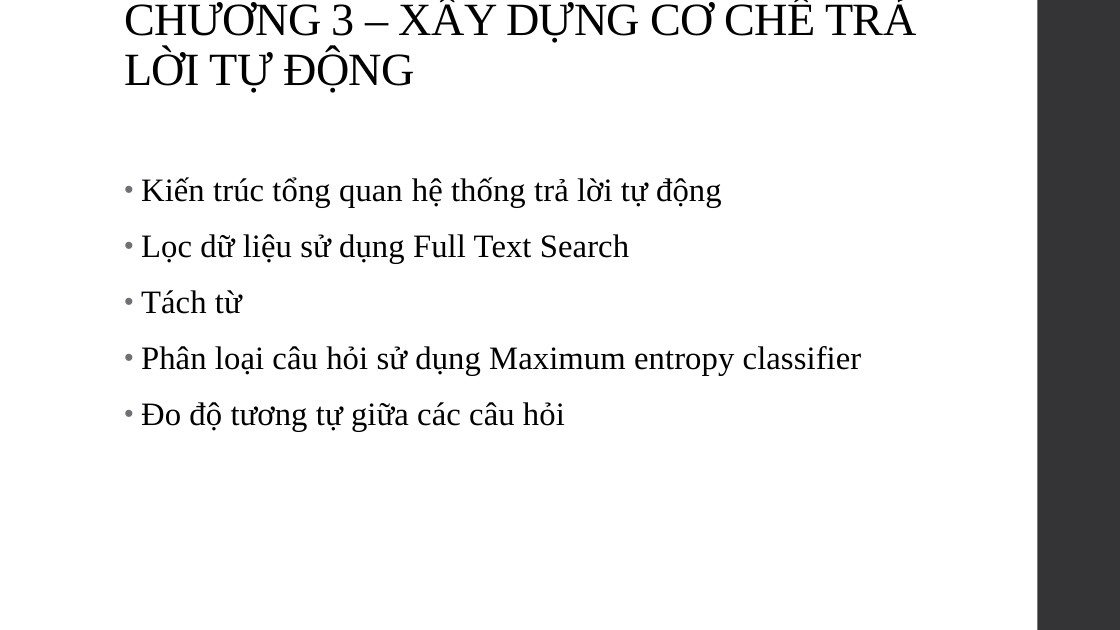
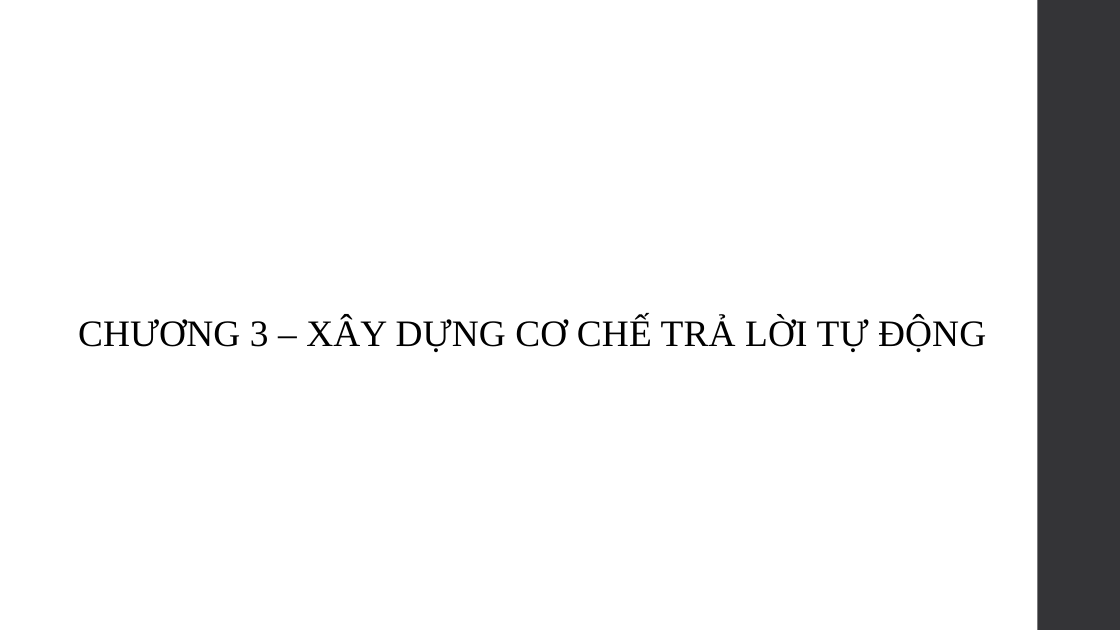
Before and after one commit to SaiGonSoftware/QA-Forum, a slide deck: slide 10 of Document/Baocao.pptx (slide 9 before the commit). Drawn at 1120x630 pixels with LibreOffice and Linux fonts; fonts in the diff are those of the drawing. Boxes give left, top, right and bottom in pixels: in the first picture for what was removed or moved away, otherwise in the second. Text is boxed around its words. In the diff, an @@ line names an element or a change of style, - is before the commit and + after.

```diff
--- a/Document/Baocao.pptx
+++ b/Document/Baocao.pptx
@@ text removed at (141,177,862,432) @@
-• Kiến trúc tổng quan hệ thống trả lời tự động
-• Lọc dữ liệu sử dụng Full Text Search
-• Tách từ
-• Phân loại câu hỏi sử dụng Maximum entropy classifier
-• Đo độ tương tự giữa các câu hỏi
@@ text "CHƯƠNG 3 – XÂY DỰNG ...": place and size @@
-text "CHƯƠNG 3 – XÂY DỰNG ..." at (124,0,916,93)
+text "CHƯƠNG 3 – XÂY DỰNG ..." at (78,317,986,352)
@@ text "CHƯƠNG 3 – XÂY DỰNG ..." at (78,317,986,352): size 39.6 to 32 pt, letter spacing -0.5 to 0.1 pt; line spacing 0.9 to 0.95; more space between paragraphs; vertical alignment bottom to top @@
```
Also in this commit, not shown: 9 other slides changed, 14 slides added, 2 slides removed, 16 other files.
